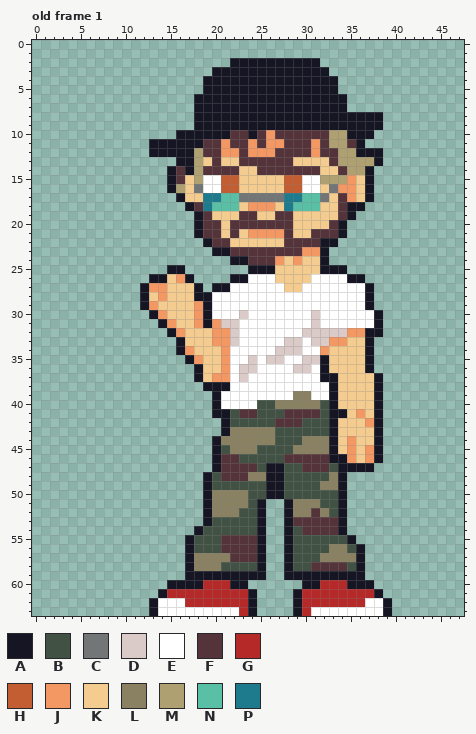
One commit to this pixel-art file: Assets/ægteArt/Aseprites/bland-chard.aseprite. That is the earlier state.
48x64 pixels, 1 frame. Shown: old frame 1. The commit also changed other frames, which this record leaves out.
Palette (. is transparent): A #151524  B #415245  C #727677  D #dbcbc8  E #ffffff  F #54343a  G #b62929  H #c35d32  J #f49863  K #f4cc8f  L #8a8162  M #aea070  N #59c0a6  P #1e7a8d
Pixels before, old frame 1 (only the part around the change), first column x 0:
15 ...............AFKMEEHHKKK
16 ...............AMKCEEHHKKK
17 ................AKKPPNNCCC
18 .................AFPNNNKJJ
19 ..................AFKKKFFK
20 ..................AFFKFFFF
21 ..................AFFKFKJJ
22 ...................AFFKKKK
23 ....................AAFFFF
24 ......................AAFF
25 ...............AA.......AA
26 .............AAKJA....AAEE
27 ............AJJKKKA.AAEEEE
28 ............AKJKKKAAEEEEEE
29 ............AJKKKKJAEEEEEE
30 .............AJKKKJAEEEDEE
31 ..............AJKKJAJDDEEE
32 ...............AJKKKJJDEEE
33 ................AKKKJJDEEE
34 ................AJKKKJEEEE
35 .................AJKKJEEDE
36 ..................AKKJEDDE
37 ..................AKJJEDEE
38 ...................AAAEEEE
39 ....................AEEEEE
40 ....................AEEEEB
41 ....................AABFFB
42 .....................ABBBB
43 .....................ALLLL
44 ....................ALLLLL
45 ....................ABLLLB
46 ....................AFFBBB
47 ....................AFFFFB
48 ...................ABFFFLL
49 ...................ABBBBBB
50 ...................ALLLLBB
51 ...................ALLLLBA
Once edited:
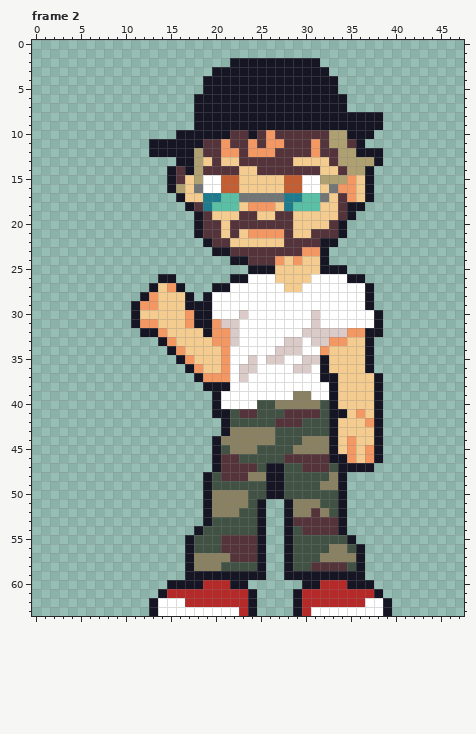
A new or re-ordered frame is compared with the old frame closest to it.
Log entry: mom (base + anim), dad (anim only)
The edit:
frames 1 -> 8
Frame 2 is new; against old frame 1:
The author put colour A in rows 29 to 31 at x 11; in row 32 at x 12 to 13; in row 33 at x 14; in row 34 at x 15; in row 35 at x 16; in row 36 at x 17.
Colour J becomes colour A in row 27 at x 13; in rows 29 to 31 at x 18.
Colour K becomes colour A in row 26 at x 15; in row 27 at x 16; in rows 28 to 29 at x 17; in row 32 at x 19.
The author put colour J in row 31 at x 12 to 13; in row 32 at x 14; in row 33 at x 15.
Colour A becomes colour J in row 29 at x 12; in row 34 at x 16; in row 35 at x 17; in row 36 at x 18.
Colour K becomes colour J in row 27 at x 15; in row 28 at x 13; in rows 30 to 31 at x 17; in row 37 at x 19.
The author put colour K in row 30 at x 12.
Colour A becomes colour K in row 30 at x 13; in row 31 at x 14; in row 32 at x 15; in row 33 at x 16.
Colour J becomes colour K in rows 27 to 28 at x 14; in row 30 at x 14; in row 31 at x 15; in row 32 at x 16; in row 34 at x 17; in row 35 at x 18.
The author cleared colour A in row 25 at x 15 to 16; in row 26 at x 13 and 17; in row 27 at x 12 and 18; in row 28 at x 18.
The author cleared colour J in row 26 at x 16.
The author cleared colour K in row 27 at x 17.
Boxes around the changes in both pictures, in picture pixels (x1, y1, x2, y2):
changed: (131, 265, 212, 382)
